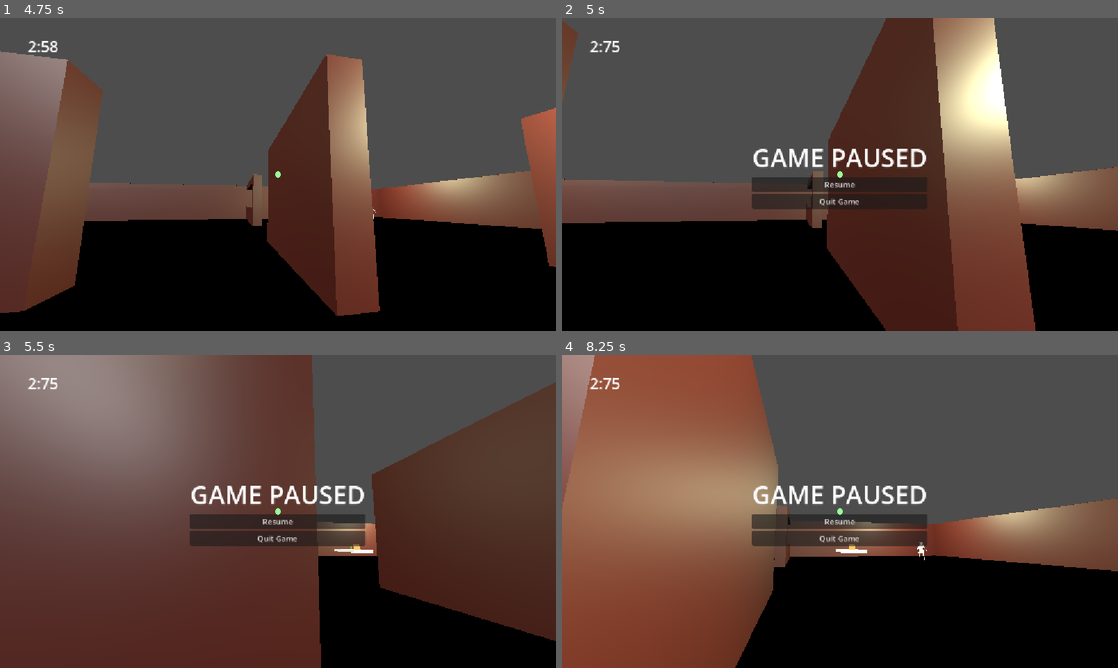
Above: before the commit, frames 1-4 (two rows, left to right).
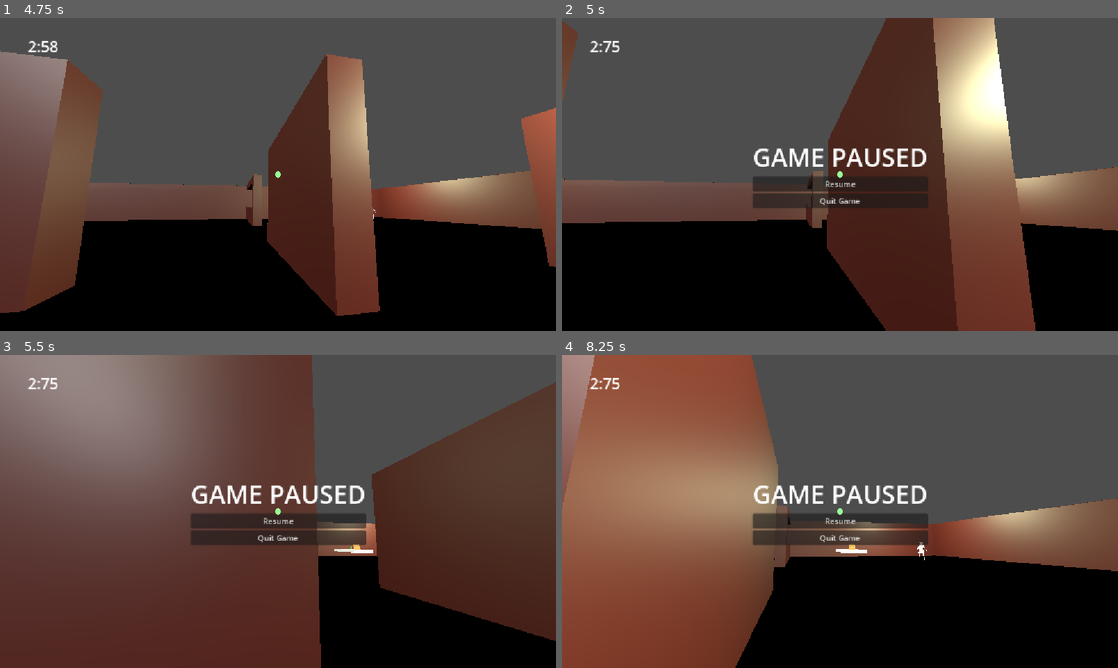
Above: after the commit, the same moments.

Repository: Dendrobyte/eye-of-attention
Game: Godot game, scene res://menus/start_menu.tscn
Two runs of this game, one before a commit and one after it. Both use one fixed random seed, a clock stepped at 60 frames per second and the inputs below.
Inputs (mouse positions are in pixels of both pictures, inside the frame that each line leads up to):
- Up to frame 1 (4.75 s): click "Start Game" at 0.5 s; tap Enter at 1.25 s; move the mouse to (305, 174) at 1.27 s; press the mouse at (305, 174) at 1.28 s; hold W (MOVE_FORWARD) from 1.28 s (still down); move the mouse to (250, 174) at 2.02 s; release the mouse at (250, 174) at 2.03 s; tap Shift (SPRINT) at 2.1, 3.6 s; click (250, 174) at 2.17 s; move the mouse to (289, 168) at 2.77 s; press the mouse at (289, 168) at 2.78 s; move the mouse to (272, 180) at 3.52 s; release the mouse at (272, 180) at 3.53 s; click (272, 180) at 3.67 s; move the mouse to (316, 177) at 4.27 s; press the mouse at (316, 177) at 4.28 s
- Up to frame 2 (5 s): keep holding W (MOVE_FORWARD); tap Escape (ESCAPE) at 4.9 s
- Up to frame 3 (5.5 s): move the mouse to (111, 464) at 5.02 s; release W (MOVE_FORWARD) at 5.03 s; release the mouse at (111, 464) at 5.03 s; hold A (MOVE_LEFT) from 5.03 s (still down); tap Shift (SPRINT) at 5.1 s; click (111, 464) at 5.17 s
- Up to frame 4 (8.25 s): move the mouse to (867, 511) at 5.77 s; release A (MOVE_LEFT) at 5.78 s; press the mouse at (867, 511) at 5.78 s; hold S (MOVE_BACKWARD) 5.78-6.53 s; move the mouse to (756, 433) at 6.52 s; release the mouse at (756, 433) at 6.53 s; hold D (MOVE_RIGHT) 6.53-7.28 s; tap Shift (SPRINT) at 6.6, 8.1 s; click (756, 433) at 6.67 s; move the mouse to (962, 495) at 7.27 s; press the mouse at (962, 495) at 7.28 s; hold W (MOVE_FORWARD) 7.28-8.03 s; move the mouse to (728, 527) at 8.02 s; release the mouse at (728, 527) at 8.03 s; hold D (MOVE_RIGHT) from 8.03 s (still down); click (728, 527) at 8.17 s

Frame 1 is identical in both runs. In frame 2, 0.9% of the frame differs, in the area x 34-66%, y 41-62%; in frame 3, 1.1%; in frame 4, 1.1%.

Commit message:
End game UI and full loop git branch

Diff:
--- /dev/null
+++ b/spatial-memory-match/menus/end_game_menu.gd
@@ -0,0 +1,19 @@
+extends Control
+
+func _ready() -> void:
+	$CenterContainer/VBoxContainer/TimeReport.text += GlobalState.show_time_elapsed()
+	Input.set_mouse_mode(Input.MOUSE_MODE_VISIBLE)
+
+func _input(event: InputEvent) -> void:
+	if event is InputEventMouseButton:
+		if event.button_index == MOUSE_BUTTON_LEFT && event.pressed:
+			pass
+
+# Wired up via engine
+func _on_retry_pressed() -> void:
+	get_tree().change_scene_to_file("res://menus/start_menu.tscn")
+	get_tree().root.get_node("Main").queue_free() # I'd much rather this be on the main script as reset_main or something
+	queue_free()
+
+func _on_quit_game_pressed() -> void:
+	get_tree().quit()
--- /dev/null
+++ b/spatial-memory-match/menus/end_game_menu.tscn
@@ -0,0 +1,48 @@
+[gd_scene format=3 uid="uid://do17ldha454tw"]
+
+[ext_resource type="Script" uid="uid://cb1h2xho8g5vo" path="res://menus/end_game_menu.gd" id="1_ahgcq"]
+
+[node name="EndGameMenu" type="Control" unique_id=1740259336]
+layout_mode = 3
+anchors_preset = 15
+anchor_right = 1.0
+anchor_bottom = 1.0
+grow_horizontal = 2
+grow_vertical = 2
+script = ExtResource("1_ahgcq")
+
+[node name="CenterContainer" type="CenterContainer" parent="." unique_id=1097503710]
+layout_mode = 1
+anchors_preset = 15
+anchor_right = 1.0
+anchor_bottom = 1.0
+offset_right = -2.0
+offset_bottom = 3.0
+grow_horizontal = 2
+grow_vertical = 2
+
+[node name="VBoxContainer" type="VBoxContainer" parent="CenterContainer" unique_id=1574397421]
+layout_mode = 2
+
+[node name="Title" type="RichTextLabel" parent="CenterContainer/VBoxContainer" unique_id=5744014]
+layout_mode = 2
+theme_override_font_sizes/normal_font_size = 52
+text = "GAME COMPLETE"
+fit_content = true
+autowrap_mode = 0
+
+[node name="TimeReport" type="RichTextLabel" parent="CenterContainer/VBoxContainer" unique_id=191096342]
+layout_mode = 2
+text = "Time: "
+fit_content = true
+
+[node name="Retry" type="Button" parent="CenterContainer/VBoxContainer" unique_id=135480145]
+layout_mode = 2
+text = "Retry"
+
+[node name="Quit Game" type="Button" parent="CenterContainer/VBoxContainer" unique_id=1567920335]
+layout_mode = 2
+text = "Quit Game"
+
+[connection signal="pressed" from="CenterContainer/VBoxContainer/Retry" to="." method="_on_retry_pressed"]
+[connection signal="pressed" from="CenterContainer/VBoxContainer/Quit Game" to="." method="_on_quit_game_pressed"]
--- a/spatial-memory-match/menus/pause_menu.gd
+++ b/spatial-memory-match/menus/pause_menu.gd
@@ -4,6 +4,8 @@
 	hide()
 
 func _input(event: InputEvent) -> void:
+	if !GlobalState.IS_GAME_RUNNING:
+		return
 	if event.is_action_pressed("ESCAPE"):
 		toggle_menu()
 	if event is InputEventMouseButton:
@@ -26,6 +28,5 @@
 func _on_resume_pressed() -> void:
 	toggle_menu()
 
-
 func _on_quit_game_pressed() -> void:
 	get_tree().quit()
--- a/spatial-memory-match/menus/pause_menu.tscn
+++ b/spatial-memory-match/menus/pause_menu.tscn
@@ -16,6 +16,8 @@
 anchors_preset = 15
 anchor_right = 1.0
 anchor_bottom = 1.0
+offset_right = 1.0
+offset_bottom = -2.0
 grow_horizontal = 2
 grow_vertical = 2
 
--- a/spatial-memory-match/menus/start_menu.gd
+++ b/spatial-memory-match/menus/start_menu.gd
@@ -29,7 +29,6 @@
 func _on_how_to_play_pressed() -> void:
 	pass
 
-
 func _on_credits_pressed() -> void:
 	pass
 
--- a/spatial-memory-match/project.godot
+++ b/spatial-memory-match/project.godot
@@ -52,7 +52,7 @@
 }
 EXIT={
 "deadzone": 0.2,
-"events": [Object(InputEventKey,"resource_local_to_scene":fa …(66 unchanged characters)… se,"shift_pressed":false,"ctrl_pressed":true,"meta_pressed":false,"pressed":false,"keycode":0,"physical_keycode":4194305,"key_label":0,"unicode":0,"location":0,"echo":false,"script":null)
+"events": [Object(InputEventKey,"resource_local_to_scene":fa …(66 unchanged characters)… se,"shift_pressed":false,"ctrl_pressed":false,"meta_pressed":false,"pressed":false,"keycode":0,"physical_keycode":96,"key_label":0,"unicode":96,"location":0,"echo":false,"script":null)
 ]
 }
 ESCAPE={
--- a/spatial-memory-match/scripts/character_1p.gd
+++ b/spatial-memory-match/scripts/character_1p.gd
@@ -19,9 +19,12 @@
 	GlobalState.character = self
 	if GlobalState.START_POSITION != null:
 		position = GlobalState.START_POSITION
-	print("PERSON:", global_position)
 
 func _physics_process(delta: float) -> void:
+	# this feels wrong, just to get around end game menu
+	if !GlobalState.IS_GAME_RUNNING:
+		return
+
 	# Add the gravity.
 	if not is_on_floor():
 		velocity += get_gravity() * delta
@@ -65,10 +68,12 @@
 				# big if statement, though just two things right now
 				handle_entity_interaction(entity_node)
 
+	# DELETE ME
 	# Key pressed for debugging, menu, etc.
 	# Player always in scene so this is fine?
 	if event.is_action_pressed("EXIT"):
-		get_tree().quit()
+		GlobalState.end_game() # debug change
+		# get_tree().quit()
 
 func check_raycast_collision(exceptions = []):
 	var viewport_size = camera.get_viewport().get_visible_rect().size
--- a/spatial-memory-match/scripts/global_state.gd
+++ b/spatial-memory-match/scripts/global_state.gd
@@ -7,6 +7,8 @@
 var LEVEL_LIST = [] # dynamically loaded in enter tree
 # TODO: Load settings in the level, e.g. early traversal to get player position count, etc.
 # Things like this could be in a SettingsState too, and cleared when game starts
+
+var end_game_menu: PackedScene = preload("res://menus/end_game_menu.tscn")
 
 func _enter_tree() -> void:
 	# Load levels. Hard error ok
@@ -36,6 +38,8 @@
 
 var TOTAL_NPCS = -1 # -1 to represent default/error state, set when in menu
 var SATISFIED_NPCS = 0
+# TODO: make a more complex enum if need-be
+var IS_GAME_RUNNING = false # set to true in level manager
 
 func set_total_npcs(new_total_npcs):
 	TOTAL_NPCS = new_total_npcs
@@ -76,6 +80,9 @@
 
 func end_game():
 	end_game_stopwatch()
+	IS_GAME_RUNNING = false
+	var end_game_menu_scene = end_game_menu.instantiate()
+	get_tree().root.add_child(end_game_menu_scene)
 	print("All NPCs satisfied! Game complete!")
 
 # Will mimic the Escape Simulator inventory system, works for me. UI and all.
--- a/spatial-memory-match/scripts/level_manager.gd
+++ b/spatial-memory-match/scripts/level_manager.gd
@@ -26,6 +26,7 @@
 		npc_count = GlobalState.TOTAL_NPCS
 	if GlobalState.SELECTED_LEVEL != "":
 		level_scene_name = GlobalState.SELECTED_LEVEL
+	GlobalState.IS_GAME_RUNNING = true
 
 	get_child(0).queue_free() # free the prototype map
 
Not shown, added: spatial-memory-match/menus/end_game_menu.gd.uid
